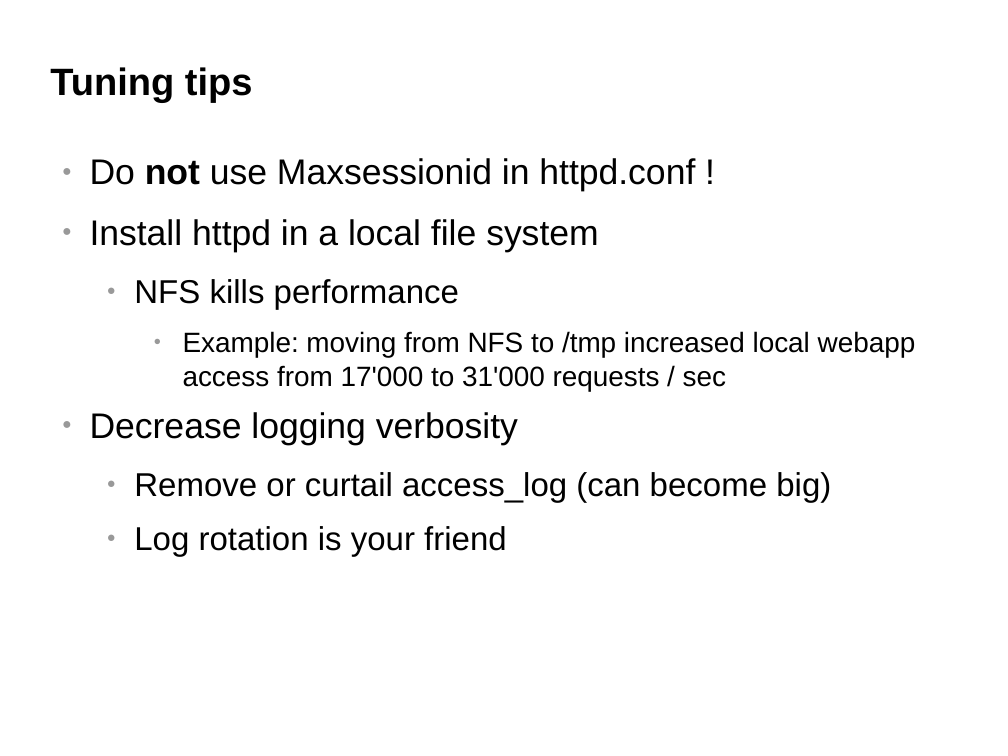
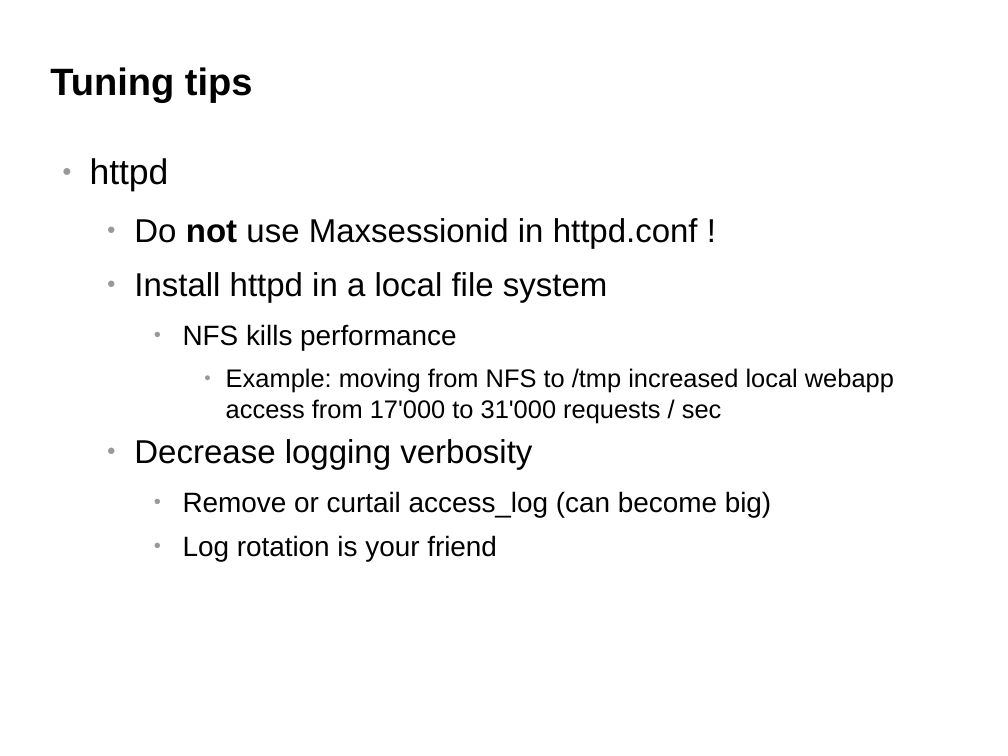
Before and after one commit to belaban/SessionPerf, a slide deck: slide 32 of docs/jbw2012.odp. Drawn at 1008x756 pixels with LibreOffice and Linux fonts; fonts in the diff are those of the drawing; background and template pictures are left out. Boxes give left, top, right and bottom in pixels: in the first picture for what was removed or moved away, otherwise in the second. Text is boxed around its words. In the diff, an @@ line names an element or a change of style, - is before the commit and + after.

```diff
--- a/docs/jbw2012.odp
+++ b/docs/jbw2012.odp
@@ text at (x1=90, y1=158, x2=169, y2=192): paragraph added @@
+● httpd
@@ text at (x1=134, y1=218, x2=894, y2=561): size 28 to 26 pt in "Do not use Maxsessionid in httpd.conf !", "Install httpd in a local file system", "Decrease logging verbosity"; size 26 to 22 pt in "NFS kills performance", "Remove or curtail access_log (can become big)", "Log rotation is your friend"; size 22 to 20 pt in "Example: moving from NFS to /tmp increased ..."; list level 1 to 2 in "Do not use Maxsessionid in ..."; list level 1 to 2 in "Install httpd in a local ..."; list level 2 to 3 in "NFS kills performance"; list level 3 to 4 in "Example: moving from NFS to ..."; list level 1 to 2 in "Decrease logging verbosity"; list level 2 to 3 in "Remove or curtail access_log (can ..."; list level 2 to 3 in "Log rotation is your friend" @@
```
Also in this commit, not shown: 2 other slides changed, 2 slides added, 1 other file.
